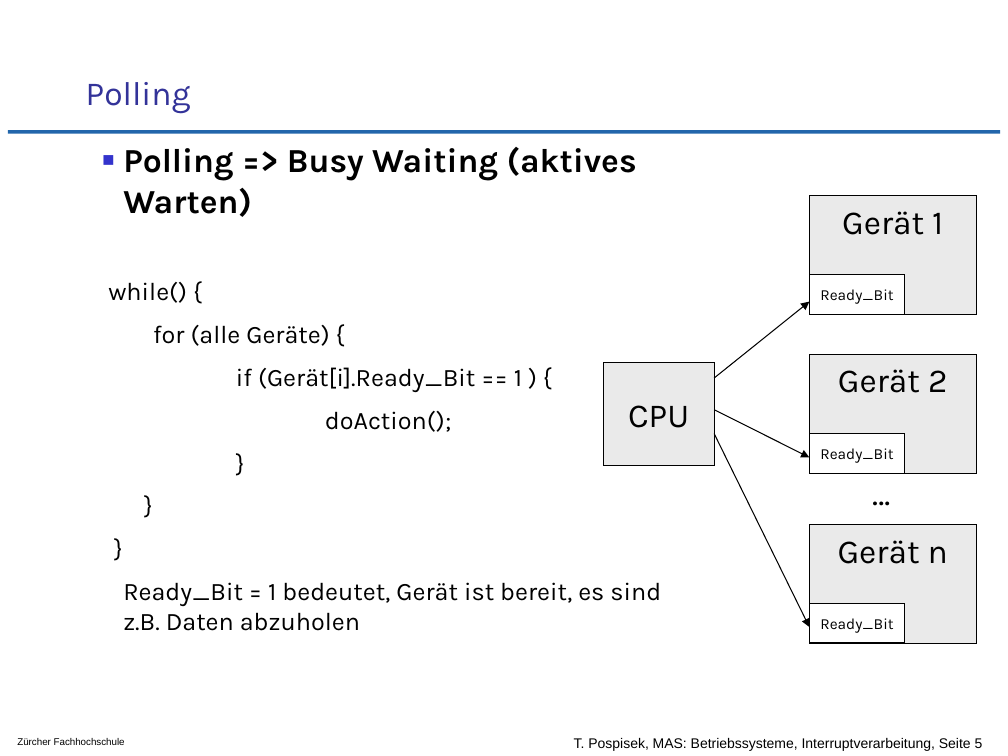
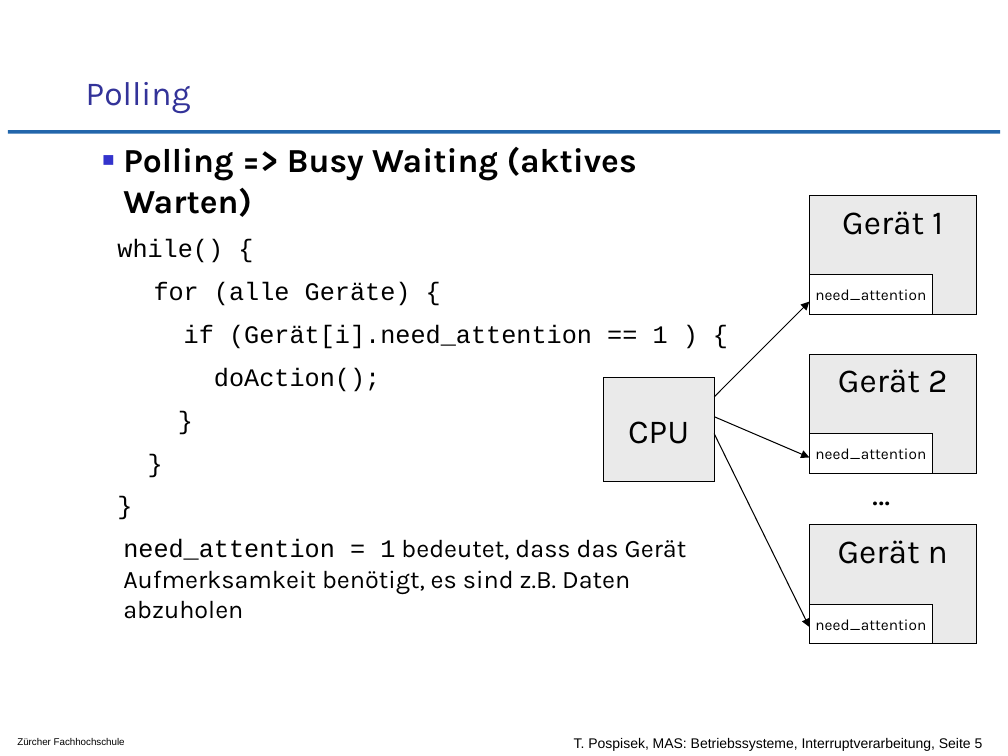
Before and after one commit to tpo/betriebssysteme, a slide deck: slide 5 of 04-3_Interruptverarbeitung_in_Betriebssystemen.odp. Drawn at 1008x756 pixels with LibreOffice and Linux fonts; fonts in the diff are those of the drawing; background and template pictures are left out. Boxes give left, top, right and bottom in pixels: in the first picture for what was removed or moved away, otherwise in the second. Text is boxed around its words. In the diff, an @@ line names an element or a change of style, - is before the commit and + after.

```diff
--- a/04-3_Interruptverarbeitung_in_Betriebssystemen.odp
+++ b/04-3_Interruptverarbeitung_in_Betriebssystemen.odp
@@ text at (117,239,411,392): font Karla to Courier New in "while() {", "for (alle Geräte) {", "doAction();", "}" and 2 more places; indent changed @@
@@ rectangle "need_attention": place and size @@
-rectangle "need_attention" at (809,275,905,314)
+rectangle "need_attention" at (809,275,932,314)
@@ text in rectangle at (815,289,926,300): text changed @@
-Ready_Bit
+need_attention
@@ text at (184,325,668,349): text changed; font Karla to Courier New @@
-if (Gerät[i].Ready_Bit == 1 ) {
+if (Gerät[i].need_attention == 1 ) {
@@ arrow moved from (715, 378) - (809, 301) to (715, 397) - (809, 301) @@
@@ rectangle "CPU": place and size @@
-rectangle "CPU" at (603,362,714,465)
+rectangle "CPU" at (603,378,714,481)
@@ arrow moved from (715, 409) - (809, 458) to (715, 416) - (809, 458) @@
@@ rectangle "need_attention": place and size @@
-rectangle "need_attention" at (809,433,905,473)
+rectangle "need_attention" at (809,433,932,473)
@@ text in rectangle at (815,448,926,459): text changed @@
-Ready_Bit
+need_attention
@@ text at (123,539,687,619): text changed @@
-Ready_Bit = 1 bedeutet, Gerät ist bereit, es sind z.B. Daten abzuholen
+need_attention = 1 bedeutet, dass das Gerät Aufmerksamkeit benötigt, es sind z.B. Daten abzuholen
@@ rectangle "need_attention": place and size @@
-rectangle "need_attention" at (809,603,905,642)
+rectangle "need_attention" at (809,605,932,644)
@@ text in rectangle at (815,619,926,630): text changed @@
-Ready_Bit
+need_attention
```
Also in this commit, not shown: 1 other file.
